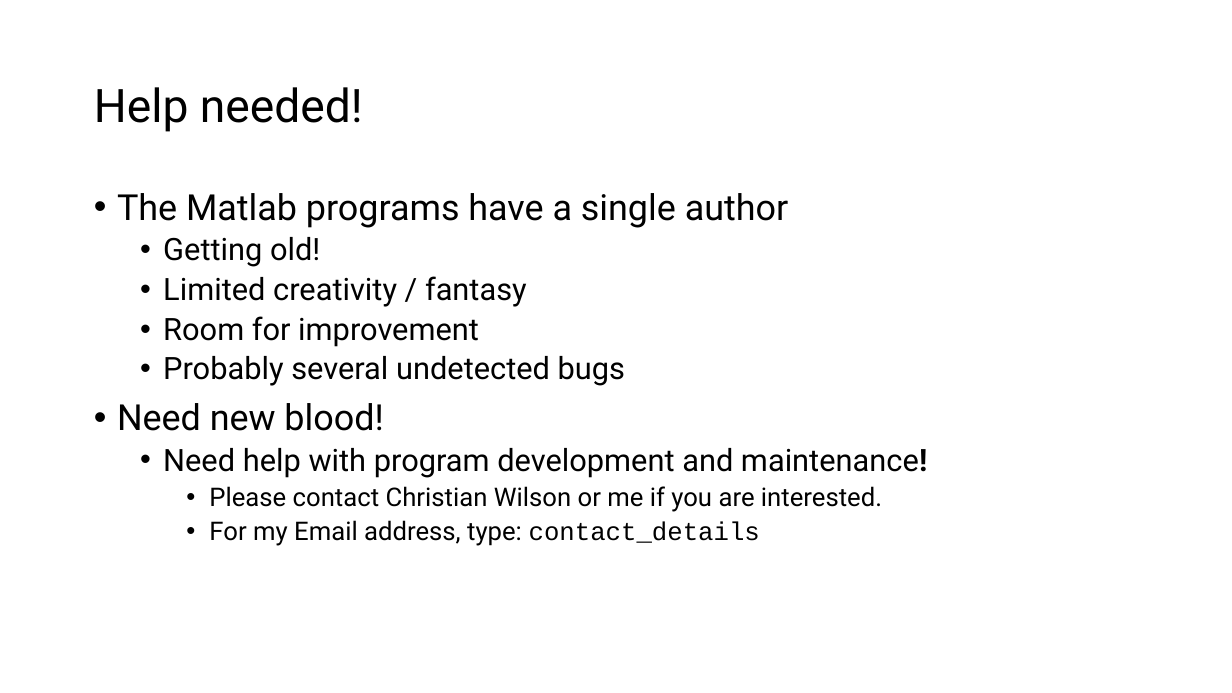
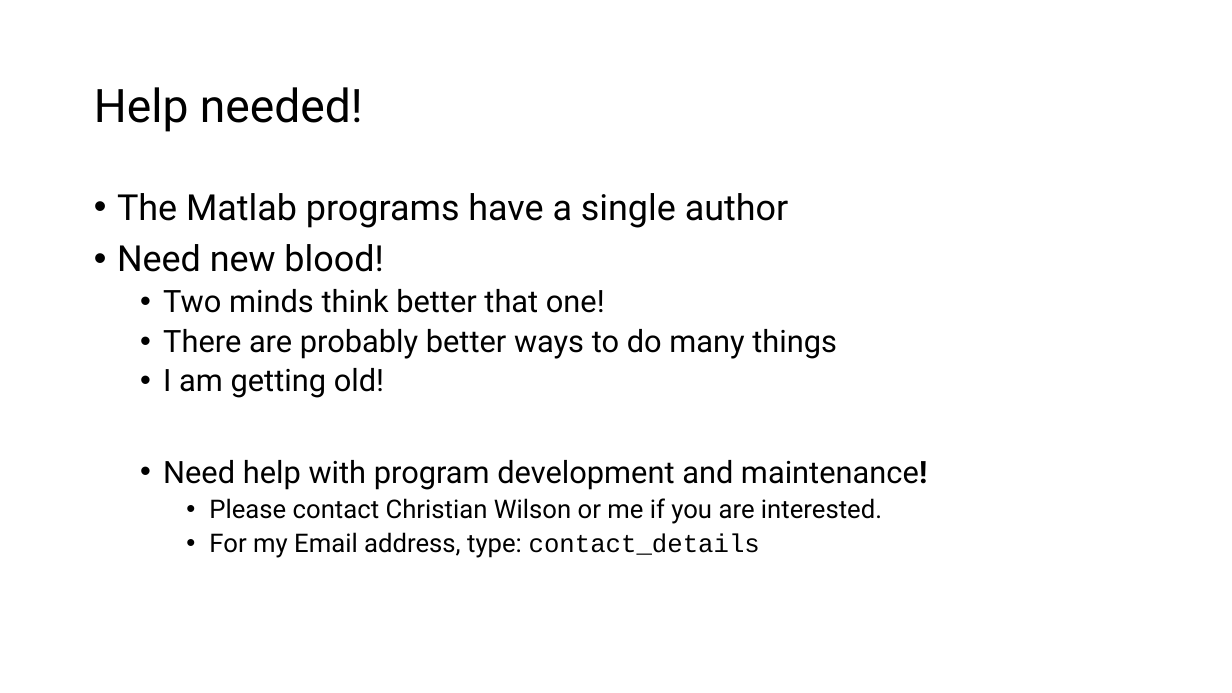
Before and after one commit to are-mj/OpticalTweezers, a slide deck: slide 17 of Summer school 2024/Exercises.pptx (slide 16 before the commit). Drawn at 1232x693 pixels with LibreOffice and Linux fonts; fonts in the diff are those of the drawing. Boxes give left, top, right and bottom in pixels: in the first picture for what was removed or moved away, otherwise in the second. Text is boxed around its words. In the diff, an @@ line names an element or a change of style, - is before the commit and + after.

```diff
--- a/Summer school 2024/Exercises.pptx
+++ b/Summer school 2024/Exercises.pptx
@@ text at box(163, 237, 625, 386): paragraphs removed @@
-  • Getting old!
-  • Limited creativity / fantasy
-  • Room for improvement
-  • Probably several undetected bugs
@@ text at box(163, 289, 837, 398): paragraphs added @@
+  • Two minds think better that one!
+  • There are probably better ways to do many things
+  • I am getting old!
```
Also in this commit, not shown: 8 other slides changed, 2 slides added, 1 slide removed, 2 other files.
